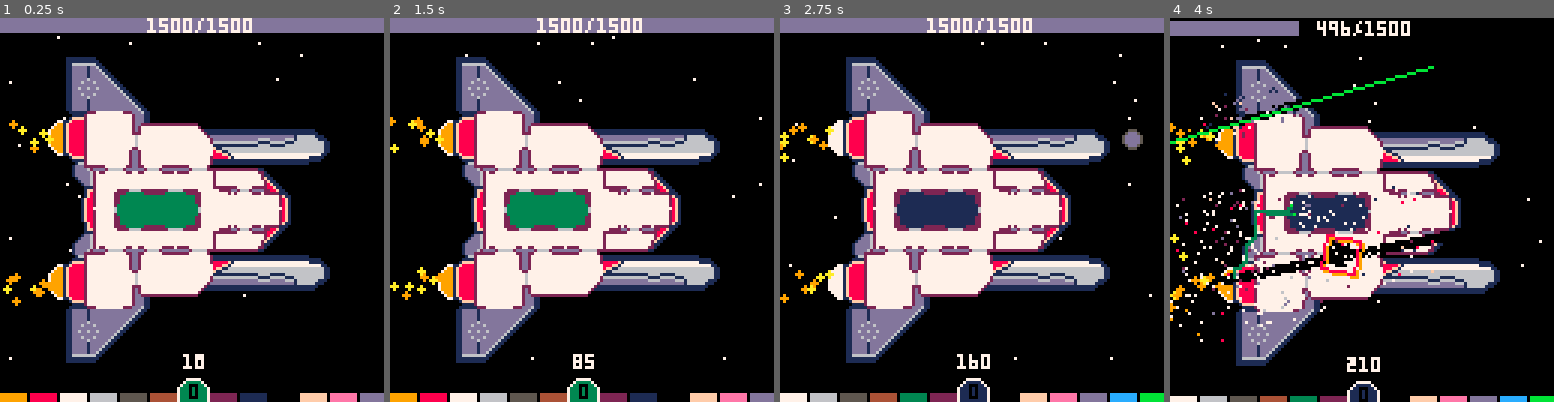
Above: before the commit, frames 1-4 (left to right).
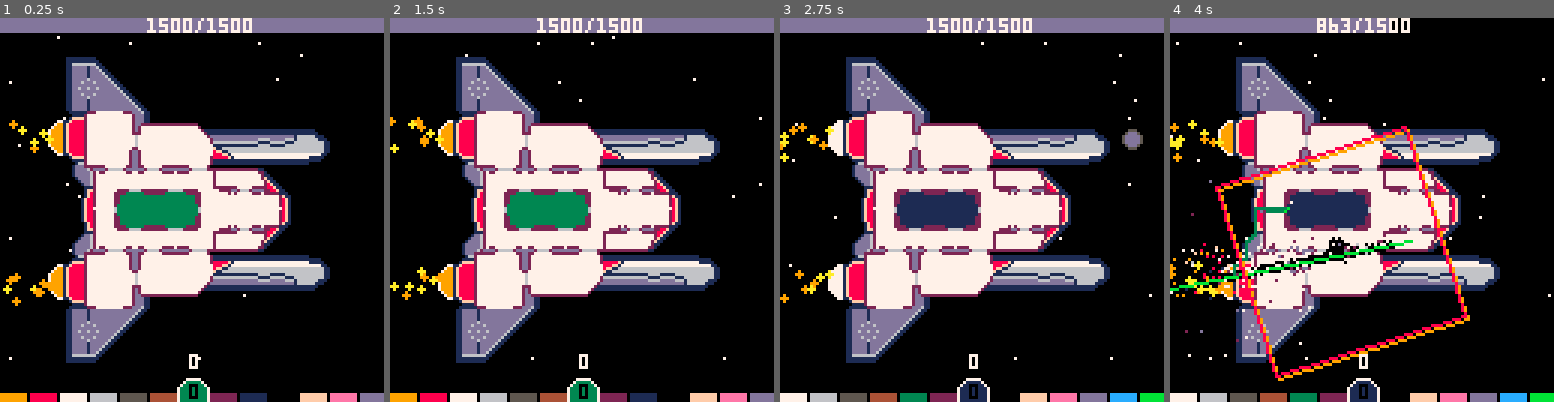
Above: after the commit, the same moments.

Repository: kiiro94/GGJ2020
Game: PICO-8 cartridge ggj2020.p8
The game is run twice, just before and just after one commit, with the same random seed, the same clock (stepped at 60 frames per second) and the same inputs.
Inputs (mouse positions are in pixels of both pictures, inside the frame that each line leads up to):
- Up to frame 1 (0.25 s): no input
- Up to frame 2 (1.5 s): click (670, 121) at 0.67 s; tap O (Z key) at 0.7 s; click (436, 267) at 1.22 s
- Up to frame 3 (2.75 s): hold Right 1.6-2.1 s; tap O (Z key) at 1.7, 2.1, 2.5 s; click (887, 114) at 1.77 s; hold Up 2.15-2.42 s; click (952, 259) at 2.32 s; hold Right from 2.47 s (still down)
- Up to frame 4 (4 s): click (1404, 106) at 2.87 s; tap O (Z key) at 2.9, 3.3, 3.7 s; release Right at 3.03 s; hold Left 3.08-3.58 s; click (1465, 256) at 3.42 s; hold Down 3.63-3.97 s; click (1231, 102) at 3.97 s

The runs differ from the first frame. In frame 1, 0.1% of the frame differs, in the area x 47-54%, y 87-92%; in frame 2, 0.1%; in frame 3, 0.1%; in frame 4, 19%, in the area x 0-100%, y 0-100%.

Commit message:
no lead in music

Diff:
--- a/ggj2020.p8
+++ b/ggj2020.p8
@@ -433,7 +433,7 @@
    colValue[5]  = 0
    colValue[6]  = 2
    colValue[7]  = 1
-   colValue[8]  = 13
+   colValue[8]  = 10
    colValue[9]  = 7
    colValue[10] = 0
    colValue[11] = 0
@@ -468,9 +468,9 @@
    end
 
    if hp>maxhp*0.3 and (maxhp-sum) <= maxhp*0.3 then
-	  sfx(0, 1)
+	  sfx(0, 2)
    elseif hp<maxhp*0.3 and (maxhp-sum) >= maxhp*0.3 then
-	  sfx(-2, 1)
+	  sfx(-2, 2)
    end
 
    hp = maxhp - sum
@@ -556,7 +556,10 @@
 
 			--increase hp bar relative to color repaired
 			hp += colValue[pointC]
-			sfx(3,3)
+         score += 1
+         if (stat(19) == -1) then
+			   sfx(3,3)
+         end
 			updateHp()
 		 end
 	  end
@@ -605,7 +608,9 @@
 			local point_c = getColFromPoint(x, y)
 			createParticle(x, y, point_c)
 			local point_b = getBFromPoint(x, y)
-			add(destroyedPoints, {x, y, 0, point_c, point_b})
+         if (point_b == 0) then
+			   add(destroyedPoints, {x, y, 0, point_c, point_b})
+         end
 			updateHp()
 		 end
 	  end
@@ -652,9 +657,7 @@
 
    --time variable
    t += 1
-   if not gameover then
-	  score += 1
-   else
+   if gameover then
       music(-1, 250)
    end
 
@@ -665,7 +668,7 @@
    updateBots()
    updateFires()
 
-   if (btnp(4)) createBots()
+   if (btnp(4) and not selfdestruct and not destroyed) createBots()
    if (btnp(0)) cycleBots(0)
    if (btnp(1)) cycleBots(1)
    if (btnp(3)) createLaserone()
@@ -676,17 +679,13 @@
    if (laserone != nil) updateLaserone()
 
 
-   if t%60==0 and rnd(100)<10 then
+   if t%160==0 and rnd(100)<10 then
 	  if(laserone == nil) createLaserone()
    end
 
 
    if  t % 150 == 0 and not selfdestruct then
       createAsteroid()
-   end
-
-   if t % 1200 == 0 and not selfdestruct then
-      createLaserone()
    end
 
    if t % 800 == 0 and not selfdestruct then
Not shown, changed: the music (__music__) section of ggj2020.p8
